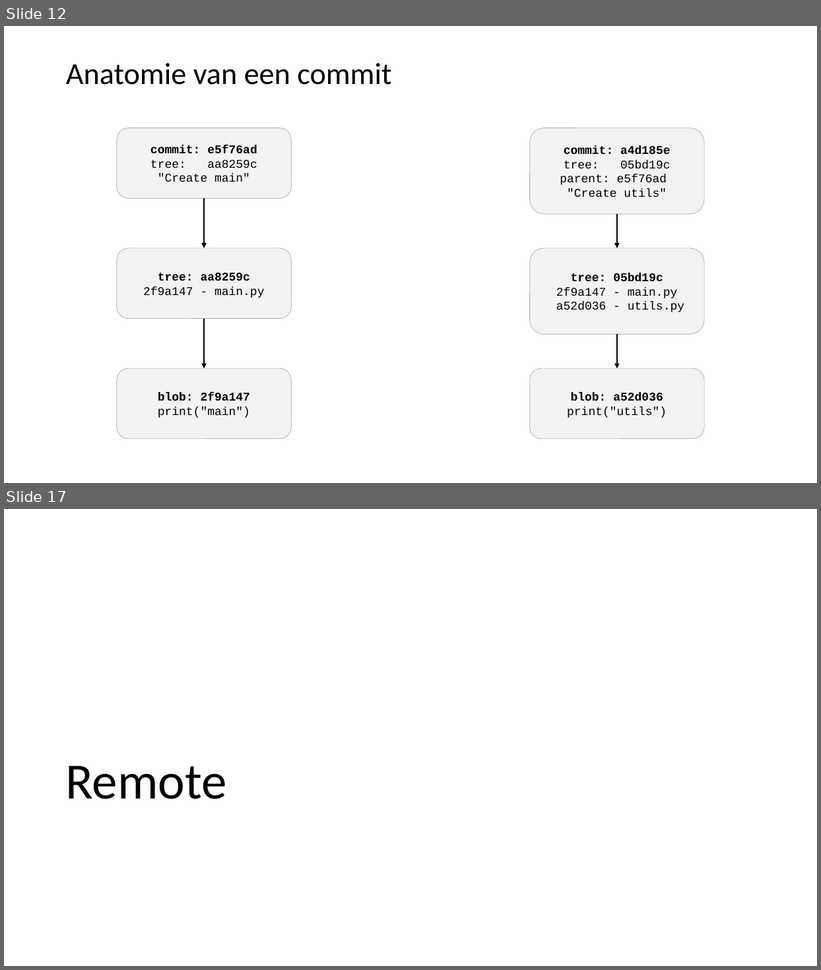
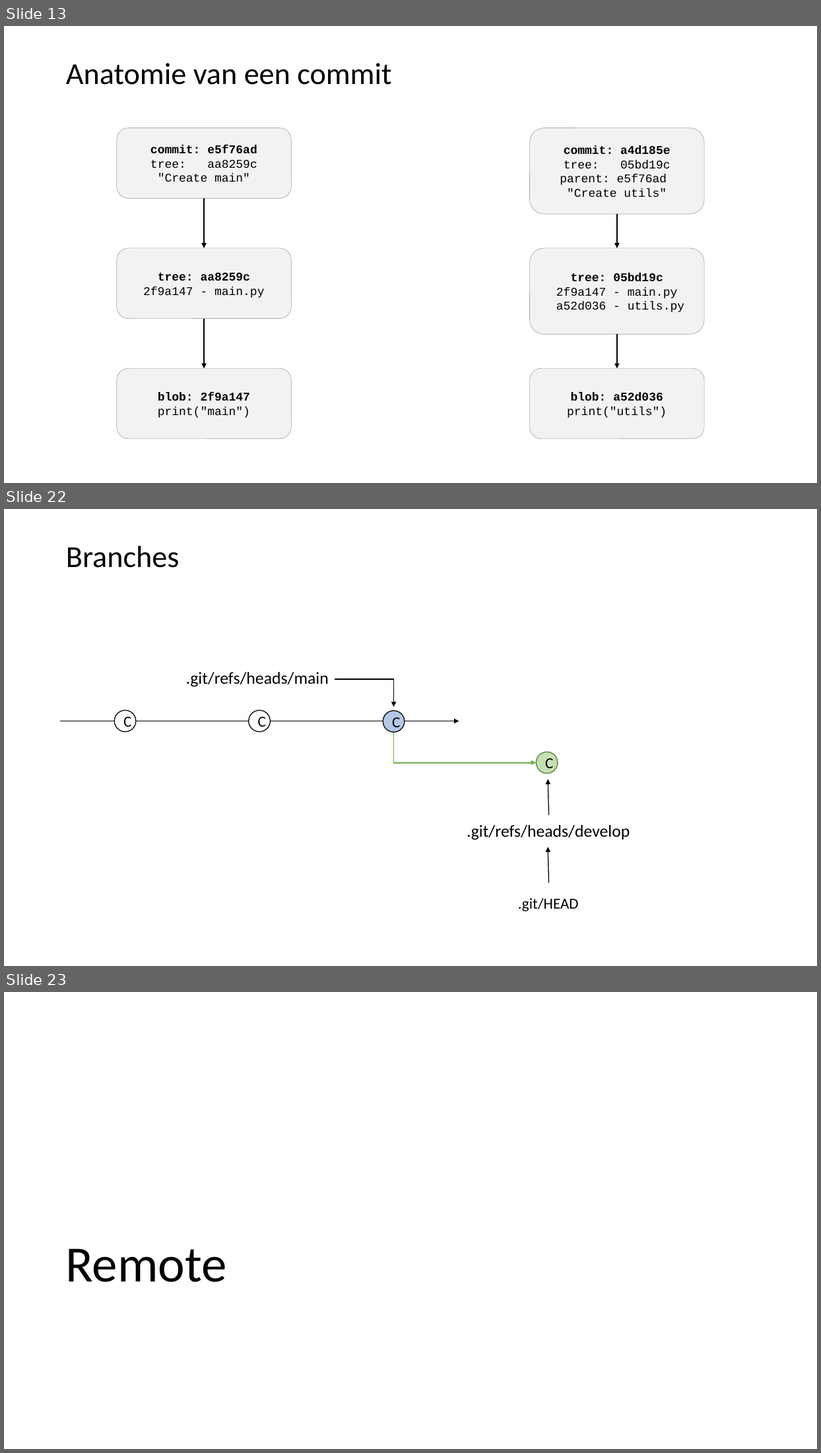
Before and after one commit to LFKoning/knowledge-sharing, a slide deck: git/1_basics/git_basic.pptx. Shown one above the other, each under a label of ours: slides 12 and 17 before the commit, slides 13, 22 and 23 after it; the slides between them are not shown. The pictures are 821x970 and 821x1453 pixels, drawn with LibreOffice and Linux fonts; fonts in the diff are those of the drawing. Boxes give left, top, right and bottom in pixels: in the first picture for what was removed or moved away, otherwise in the second. Text is boxed around its words. In the diff, an @@ line names an element or a change of style, - is before the commit and + after.

```diff
--- a/git/1_basics/git_basic.pptx
+++ b/git/1_basics/git_basic.pptx
@@ slide 22 added at (x1=4, y1=509, x2=817, y2=966), background #FFFFFF @@
@@ title added at (x1=66, y1=546, x2=179, y2=568), 36 pt, text #000000 @@
+Branches
@@ text added at (x1=186, y1=672, x2=329, y2=687), 20 pt, text #000000 @@
+.git/refs/heads/main
@@ elbow arrow added from (335, 679) to (394, 707), #000000 1 pt @@
@@ group added at (x1=60, y1=710, x2=459, y2=732): 3 ellipses, 1 arrow @@
+C
+C
+C
@@ elbow arrow added from (394, 732) to (537, 762), #70AD47 1.5 pt @@
@@ ellipse added at (x1=537, y1=753, x2=558, y2=774), fill #C5E0B4, outline #548235 1 pt, 18 pt, text #000000 @@
+C
@@ arrow added from (548, 815) to (548, 779), #000000 1 pt @@
@@ text added at (x1=467, y1=825, x2=630, y2=840), 20 pt, text #000000 @@
+.git/refs/heads/develop
@@ arrow added from (548, 883) to (548, 848), #000000 1 pt @@
@@ rectangle added at (x1=489, y1=885, x2=609, y2=921), fill #FFFFFF, outline #FFFFFF 1 pt, 18 pt, text #000000 @@
+.git/HEAD
@@ what was slide 12 is now slide 13 @@
@@ what was slide 17 is now slide 23 @@
```
Also in this commit, not shown: 4 slides changed, 7 other slides added, 2 slides removed.
